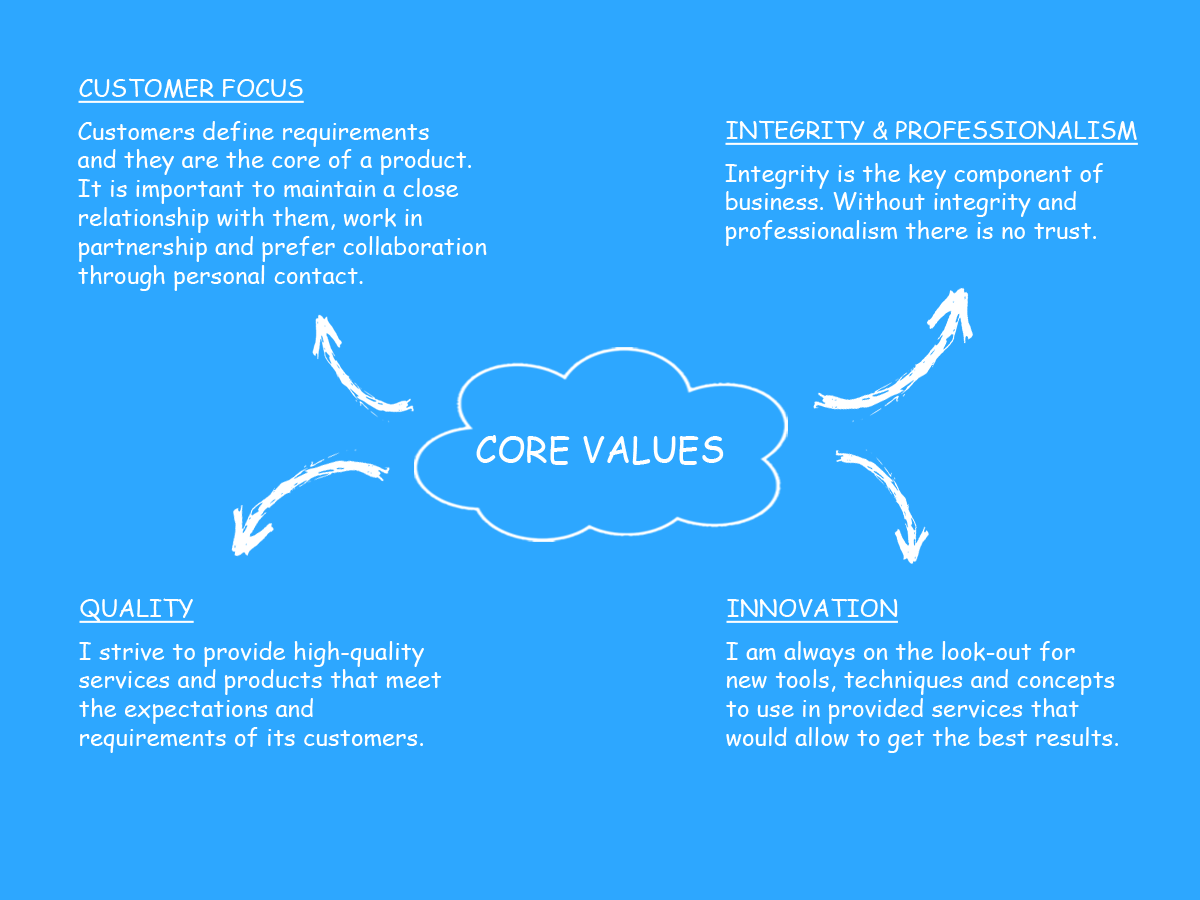
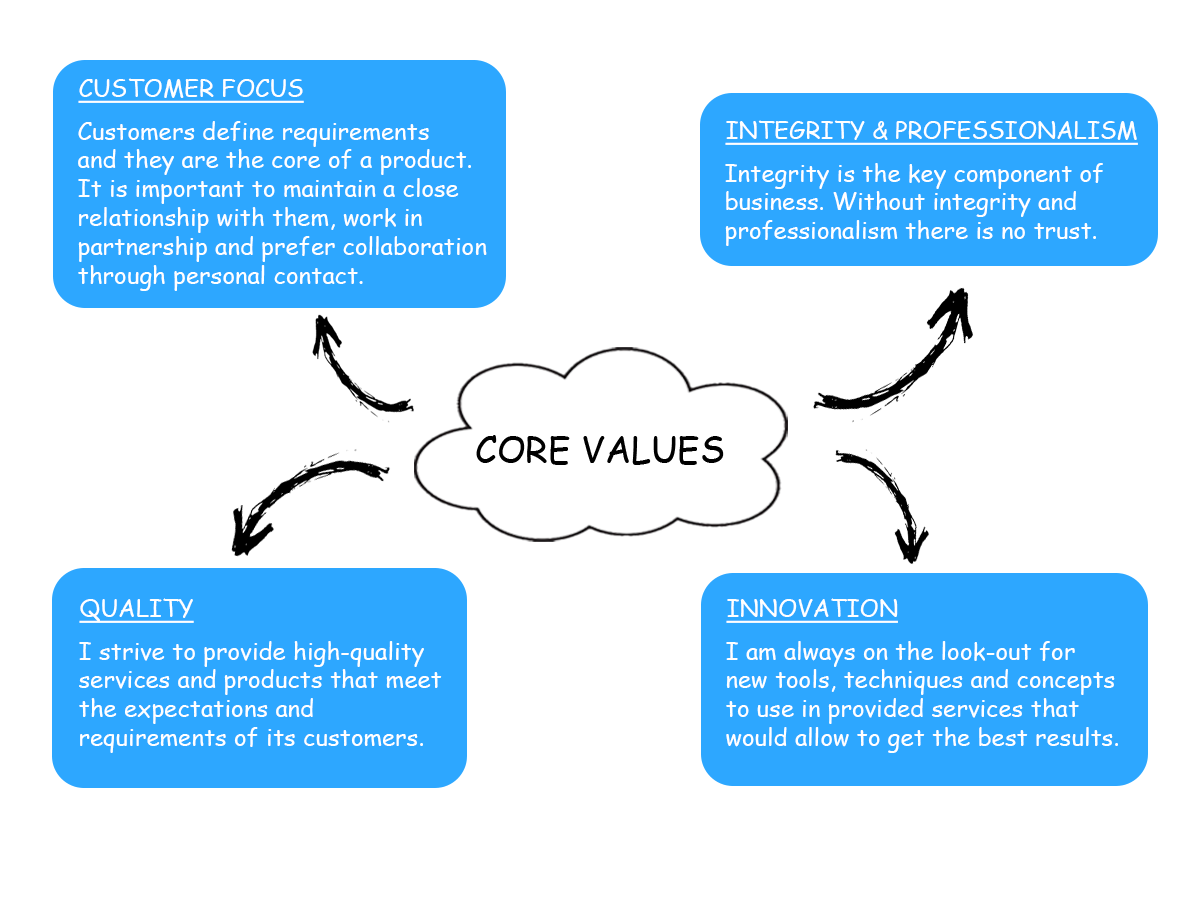
Before/after of a (1200, 900) layered artwork. What changed in the layer stack:
painted on "Description" (1st of 4, in "Content" › "Value 4") over [left=726, top=641, right=1118, bottom=753]
painted on "Title" (1st of 5, in "Content" › "Value 4") over [left=726, top=598, right=898, bottom=623]
moved "Background" (1st of 6, in "Content" › "Value 4") into group "Value 4", painted on it over [left=0, top=0, right=1200, bottom=900]
painted on "Description" (2nd of 4, in "Content" › "Value 3") over [left=79, top=641, right=442, bottom=753]
painted on "Title" (2nd of 5, in "Content" › "Value 3") over [left=79, top=598, right=194, bottom=623]
added layer "Background" (2nd of 6, in "Content" › "Value 3") in group "Value 3" over [left=52, top=568, right=467, bottom=788]
painted on "Description" (3rd of 4, in "Content" › "Value 2") over [left=725, top=163, right=1103, bottom=246]
painted on "Title" (3rd of 5, in "Content" › "Value 2") over [left=725, top=120, right=1138, bottom=145]
added layer "Background" (3rd of 6, in "Content" › "Value 2") in group "Value 2" over [left=700, top=93, right=1158, bottom=266]
painted on "Description" (4th of 4, in "Content" › "Value 1") over [left=78, top=121, right=487, bottom=291]
painted on "Title" (4th of 5, in "Content" › "Value 1") over [left=78, top=78, right=304, bottom=103]
added layer "Layer 1" in group "Value 1" over [left=53, top=60, right=506, bottom=308]
added group "Arrows" with 4 layers in group "Cloud" over [left=231, top=287, right=974, bottom=565]
moved "Arrow 1" into group "Arrows" over [left=312, top=314, right=414, bottom=423]
moved "Arrow 2" into group "Arrows" over [left=813, top=287, right=974, bottom=423]
moved "Arrow 3" into group "Arrows" over [left=231, top=448, right=391, bottom=557]
moved "Arrow 4" into group "Arrows" over [left=835, top=448, right=930, bottom=565]
